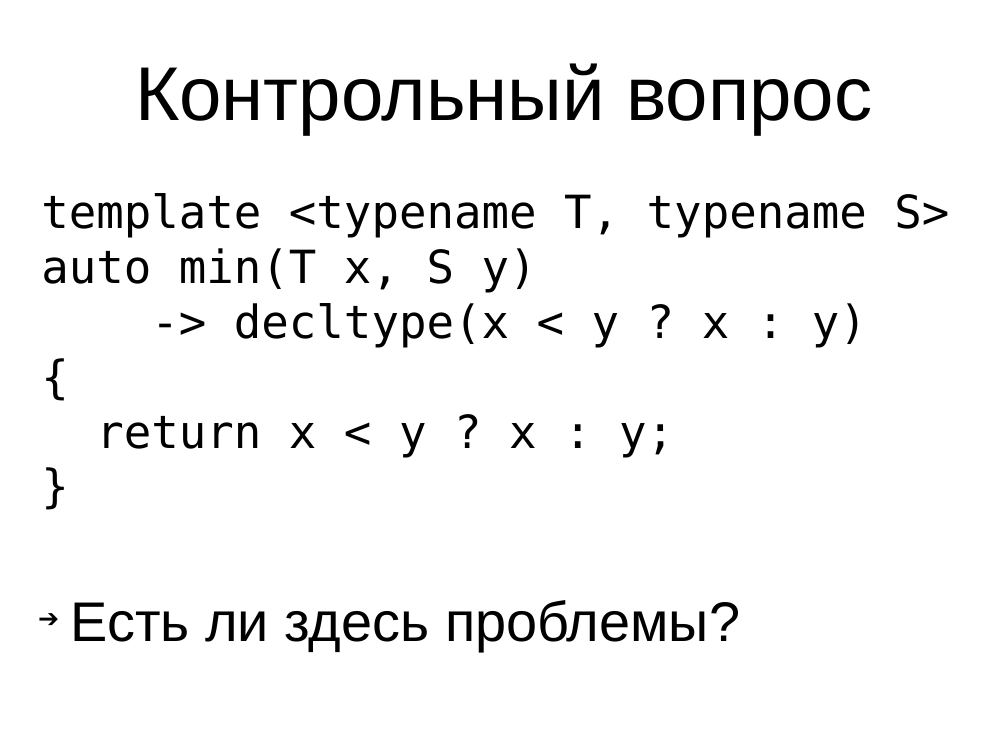
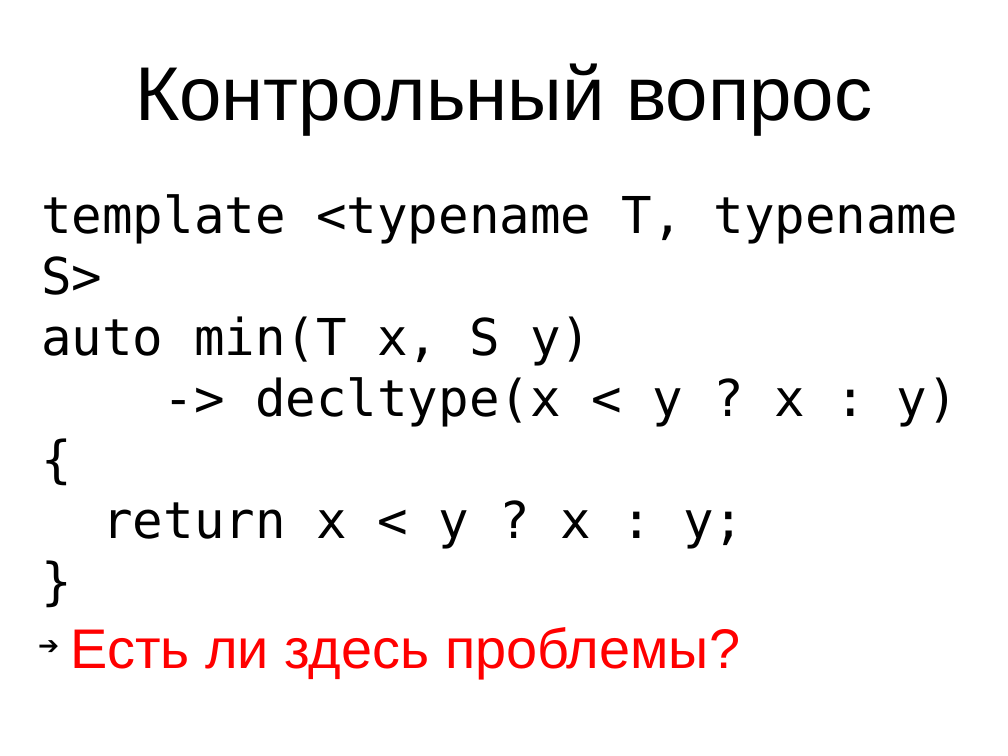
Before and after one commit to MIPT-ILab/cpp-lects-rus, a slide deck: slide 34 of slides/lec1-6-inference.odp. Drawn at 1008x756 pixels with LibreOffice and Linux fonts; fonts in the diff are those of the drawing. Boxes give left, top, right and bottom in pixels: in the first picture for what was removed or moved away, otherwise in the second. Text is boxed around its words. In the diff, an @@ line names an element or a change of style, - is before the commit and + after.

```diff
--- a/slides/lec1-6-inference.odp
+++ b/slides/lec1-6-inference.odp
@@ text "template <typename T, typename S>" at [41,194,959,549]: size 36 to 40 pt @@
@@ text "Есть ли здесь проблемы?": place and size @@
-text "Есть ли здесь проблемы?" at [71,600,740,651]
+text "Есть ли здесь проблемы?" at [71,627,740,678]
@@ text "Есть ли здесь проблемы?" at [71,627,740,678]: text colour #000000 to #FF0000 @@
```
Also in this commit, not shown: 7 other slides changed, 24 slides added, 1 slide removed, 6 other files.
